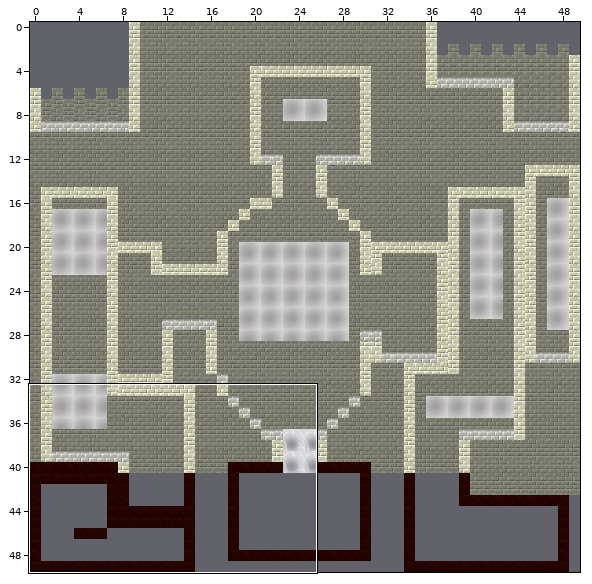
Level history. Tiled map: tiled/premierNiveau.tmx. Above, an overview of the earlier version with the close-up marked.
Close-up. Earlier state:
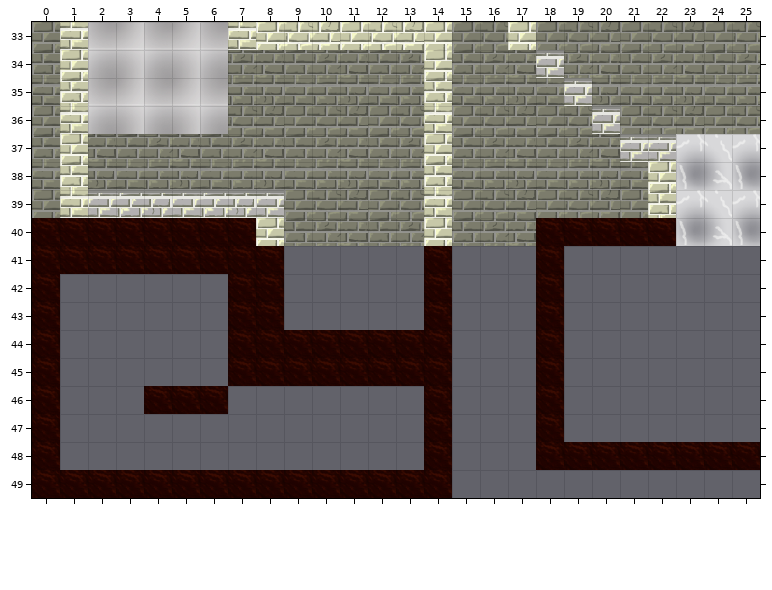
Cells are 32x32 px. Shown: x 0..25, y 33..49. The commit also changed other parts of the map, which this record leaves out.
After the commit:
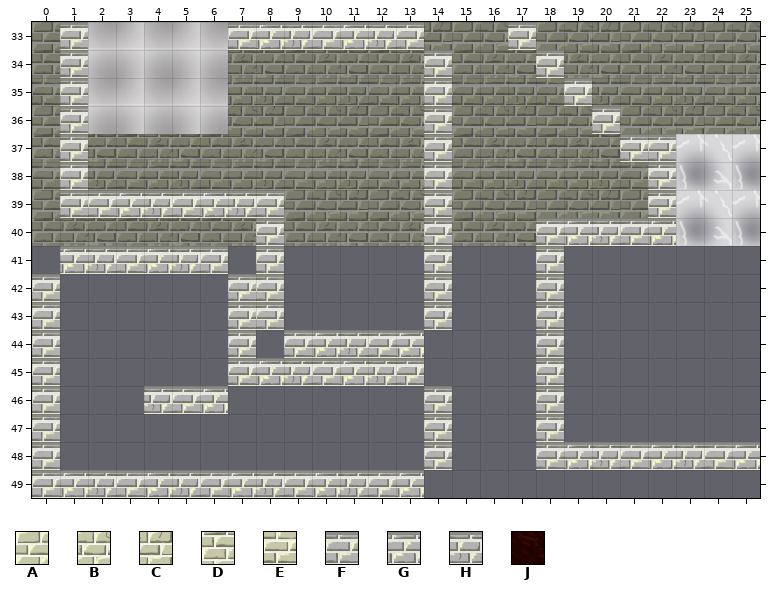
Key: from "tileset": A 0, B 1, C 2, D 50, E 100, F 150, G 151, H 152, J 200.
_ is an empty cell, # one hidden under a higher layer, . an unchanged one.
Difference:
--- layer "sol"
@@ x 0..7 @@
-40 #######.
-41 .______#
+40 _______.
+41 .GHFGHF_
--- layer "deco" (now hidden)
@@ x 0..25 @@
-33 .E.....EABCABCA..A........
-34 .A............A...........
-35 .D............D...........
-36 .E............E...........
-37 .A............A...........
-38 .D............D.......A...
-39 .E............E.......D...
-40 JJJJJJJJA.....A...JJJJJ...
-41 JJJJJJJJJ.....J...J.......
-42 J......JJ.....J...J.......
-43 J......JJ.....J...J.......
-44 J......JJJJJJJJ...J.......
-45 J......JJJJJJJJ...J.......
-46 J...JJJ.......J...J.......
-47 J.............J...J.......
-48 J.............J...JJJJJJJJ
-49 JJJJJJJJJJJJJJJ...........
+33 ._.....________.._........
+34 ._............_...........
+35 ._............_...........
+36 ._............_...........
+37 ._............_...........
+38 ._............_......._...
+39 ._............_......._...
+40 _________....._..._____...
+41 _________....._..._.......
+42 _......__....._..._.......
+43 _......__....._..._.......
+44 _......________..._.......
+45 _......________..._.......
+46 _...___......._..._.......
+47 _............._..._.......
+48 _............._...________
+49 _______________...........
Pixel boxes of the changes (left, top, right, bottom) in both close-ups:
changed: (32, 22, 452, 498)
removed: (508, 22, 536, 50)
removed: (536, 162, 760, 470)
